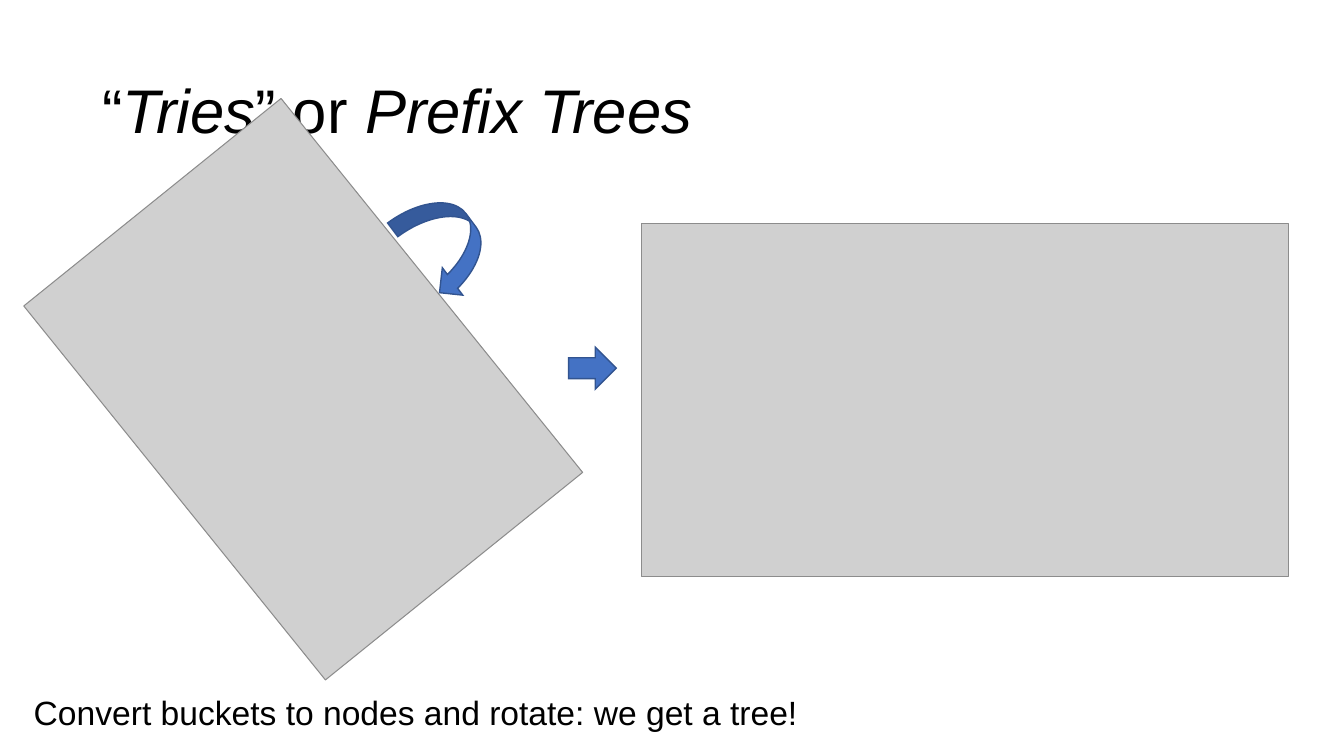
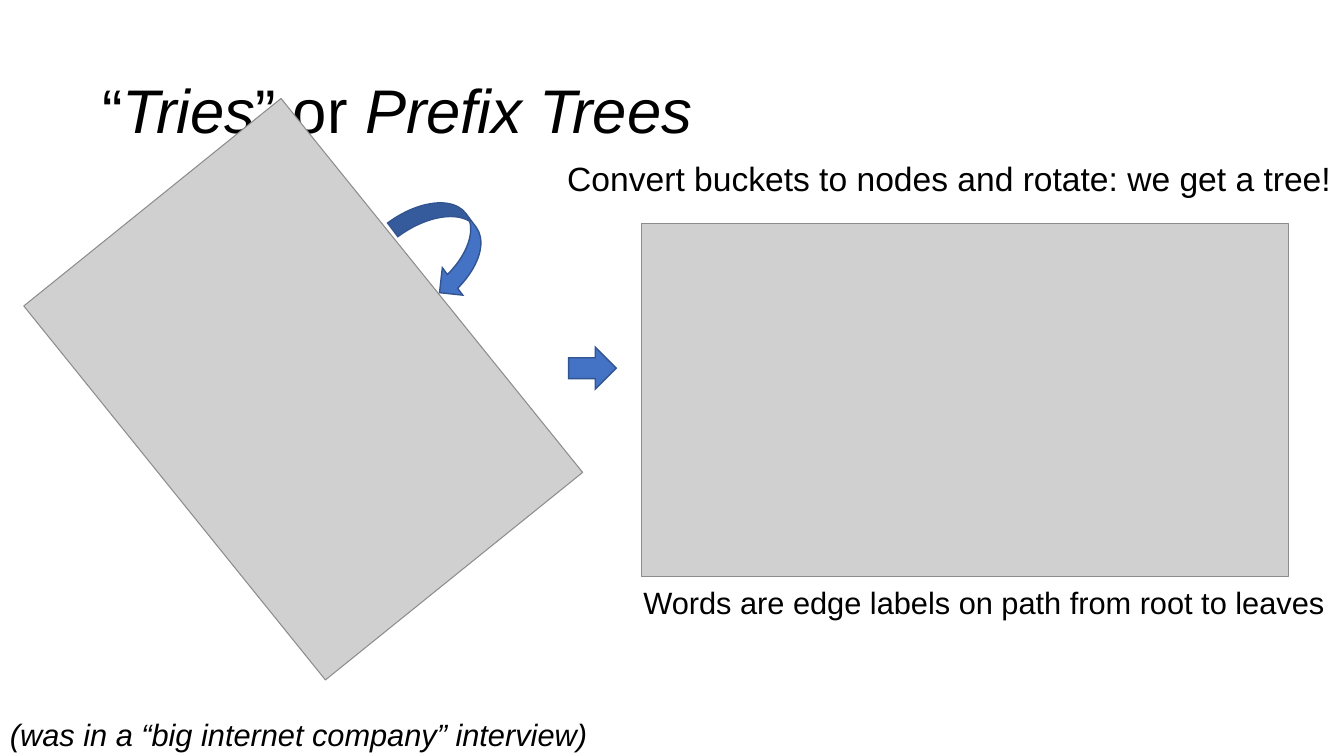
Before and after one commit to parrt/msds689, a slide deck: slide 10 of notes/searching.pptx. Drawn at 1344x756 pixels with LibreOffice and Linux fonts; fonts in the diff are those of the drawing; grey boxes stand for pictures; background and template pictures are left out. Boxes give left, top, right and bottom in pixels: in the first picture for what was removed or moved away, otherwise in the second. Text is boxed around its words. In the diff, an @@ line names an element or a change of style, - is before the commit and + after.

```diff
--- a/notes/searching.pptx
+++ b/notes/searching.pptx
@@ text "Convert buckets to nodes and ..." moved from (x1=34, y1=700, x2=797, y2=732) to (x1=567, y1=166, x2=1331, y2=198) @@
@@ text added at (x1=643, y1=591, x2=1324, y2=619), 22 pt, text #000000 @@
+Words are edge labels on path from root to leaves
@@ text added at (x1=10, y1=723, x2=587, y2=751), 22 pt, text #000000, italic @@
+(was in a “big internet company” interview)
```
Also in this commit, not shown: 1 other slide changed, 2 slides added, 2 other files.
